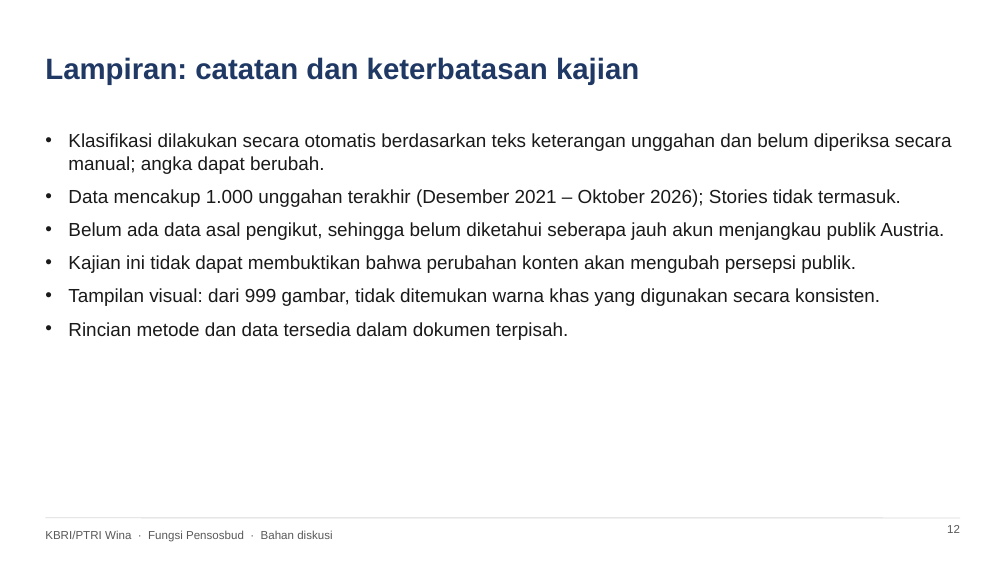
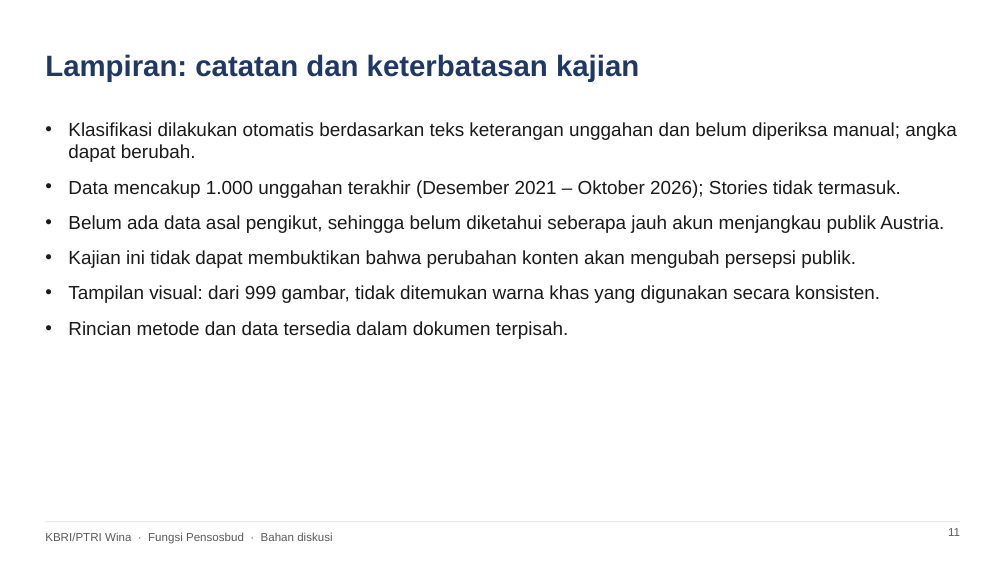
Before and after one commit to quintareva09/quintadeyandaputri, a slide deck: slide 11 of ici_analysis/KBRI_Wina_Penataan_Konten_Instagram.pptx (slide 12 before the commit). Drawn at 1008x567 pixels with LibreOffice and Linux fonts; fonts in the diff are those of the drawing. Boxes give left, top, right and bottom in pixels: in the first picture for what was removed or moved away, otherwise in the second. Text is boxed around its words. In the diff, an @@ line names an element or a change of style, - is before the commit and + after.

```diff
--- a/ici_analysis/KBRI_Wina_Penataan_Konten_Instagram.pptx
+++ b/ici_analysis/KBRI_Wina_Penataan_Konten_Instagram.pptx
@@ title "Lampiran: catatan dan keterbatasan kajian": place and size @@
-title "Lampiran: catatan dan keterbatasan kajian" at [45, 57, 639, 85]
+title "Lampiran: catatan dan keterbatasan kajian" at [45, 54, 639, 81]
@@ text "Klasifikasi dilakukan otomatis berdasarkan teks ...": place and size @@
-text "Klasifikasi dilakukan otomatis berdasarkan teks ..." at [68, 133, 952, 340]
+text "Klasifikasi dilakukan otomatis berdasarkan teks ..." at [68, 122, 956, 339]
@@ text at [68, 122, 956, 162]: text changed @@
-• Klasifikasi dilakukan secara otomatis berdasarkan teks keterangan unggahan dan belum diperiksa secara manual; angka dapat berubah.
+• Klasifikasi dilakukan otomatis berdasarkan teks keterangan unggahan dan belum diperiksa manual; angka dapat berubah.
@@ text at [68, 180, 944, 339]: more space between paragraphs @@
@@ line moved from (45, 518) - (960, 518) to (45, 522) - (960, 522) @@
@@ page number removed at [947, 525, 960, 533] @@
-12
@@ page number added at [948, 528, 960, 536], 11 pt, text #595959 @@
+11
```
Also in this commit, not shown: 9 other slides changed, 1 slide removed, 2 other files.
